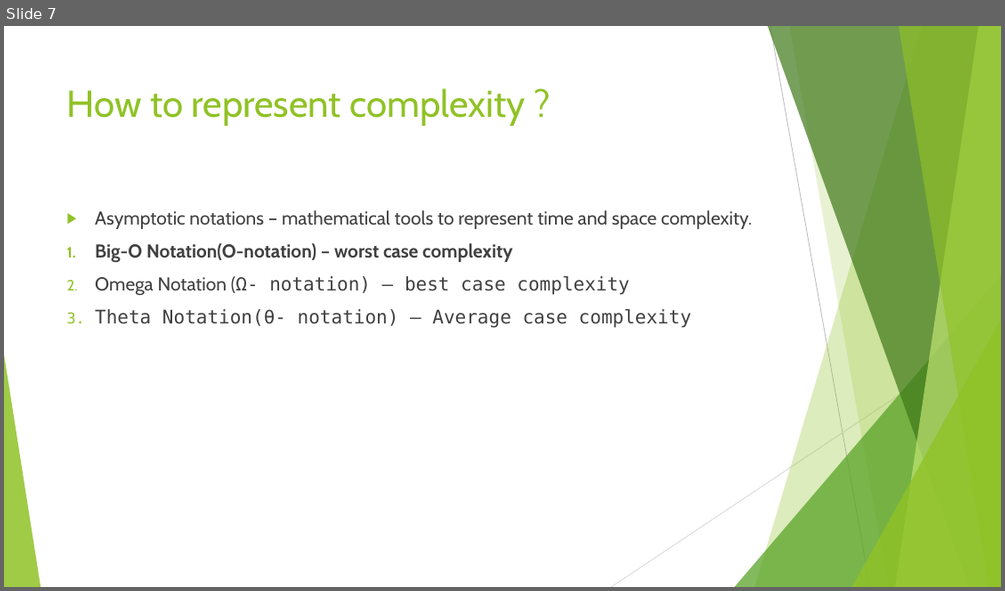
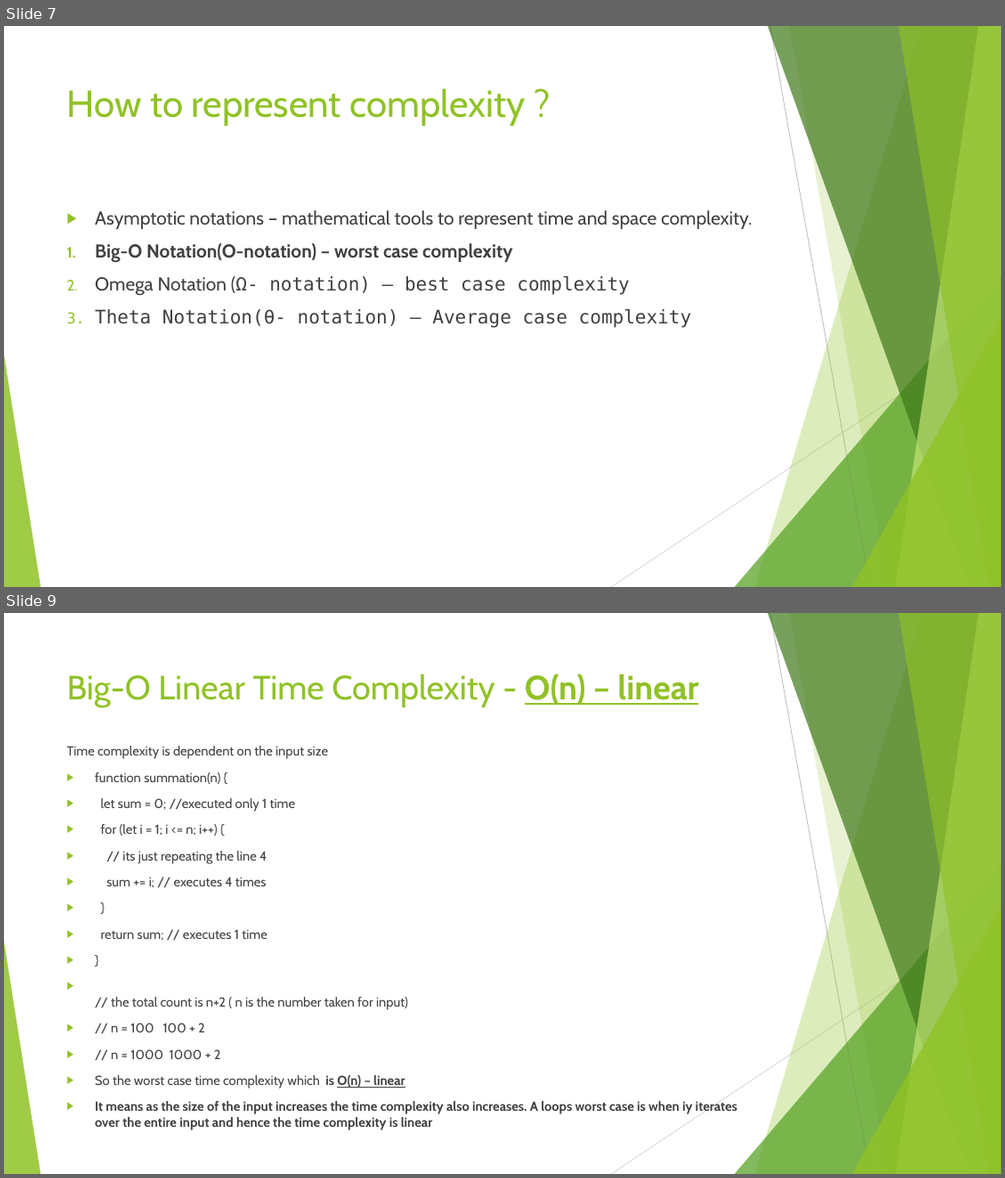
Before and after one commit to divyaparyani67/DSA, a slide deck: DSA- Learning.pptx. Shown one above the other, each under a label of ours: slide 7 before the commit, slides 7 and 9 after it; the slides between them are not shown. The pictures are 1005x591 and 1005x1178 pixels, drawn with LibreOffice and Linux fonts; fonts in the diff are those of the drawing. Boxes give left, top, right and bottom in pixels: in the first picture for what was removed or moved away, otherwise in the second. Text is boxed around its words. In the diff, an @@ line names an element or a change of style, - is before the commit and + after.

```diff
--- a/DSA- Learning.pptx
+++ b/DSA- Learning.pptx
@@ slide 9 added at bbox=[4, 613, 1001, 1174], background #FFFFFF; not listed: 10 template elements that a slide beside it also shows @@
@@ title added at bbox=[67, 674, 698, 708], 32.4 pt, text #90C226 @@
+Big-O Linear Time Complexity - O(n) – linear
@@ text added at bbox=[67, 746, 737, 1130], 12.6 pt, text #404040 @@
+Time complexity is dependent on the input size
+▶ function summation(n) {
+▶ let sum = 0; //executed only 1 time
+▶ for (let i = 1; i <= n; i++) {
+▶ // its just repeating the line 4
+▶ sum += i; // executes 4 times
+▶ }
+▶ return sum; // executes 1 time
+▶ }
+▶ // the total count is n+2 ( n is the number taken for input)
+▶ // n = 100 100 + 2
+▶ // n = 1000 1000 + 2
+▶ So the worst case time complexity which is O(n) – linear
+▶ It means as the size of the input increases the time complexity also increases. A loops worst case is when iy iterates over the entire input and hence the time complexity is linear
```
Also in this commit, not shown: 10 other slides added, 1 other file.
